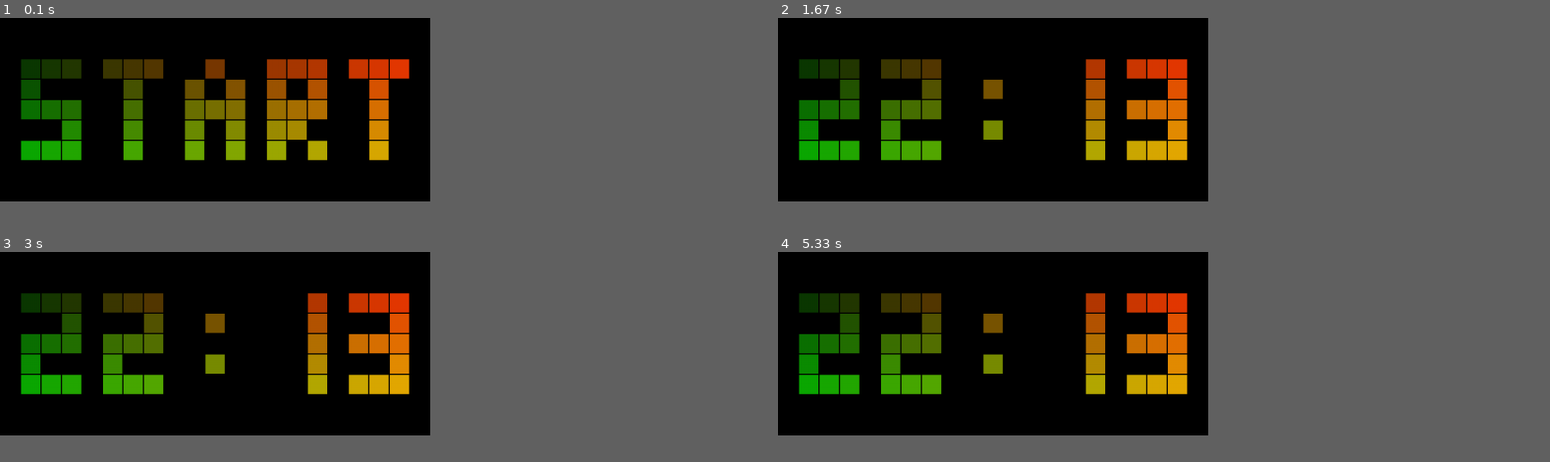
Above: before the commit, frames 1-4 (two rows, left to right).
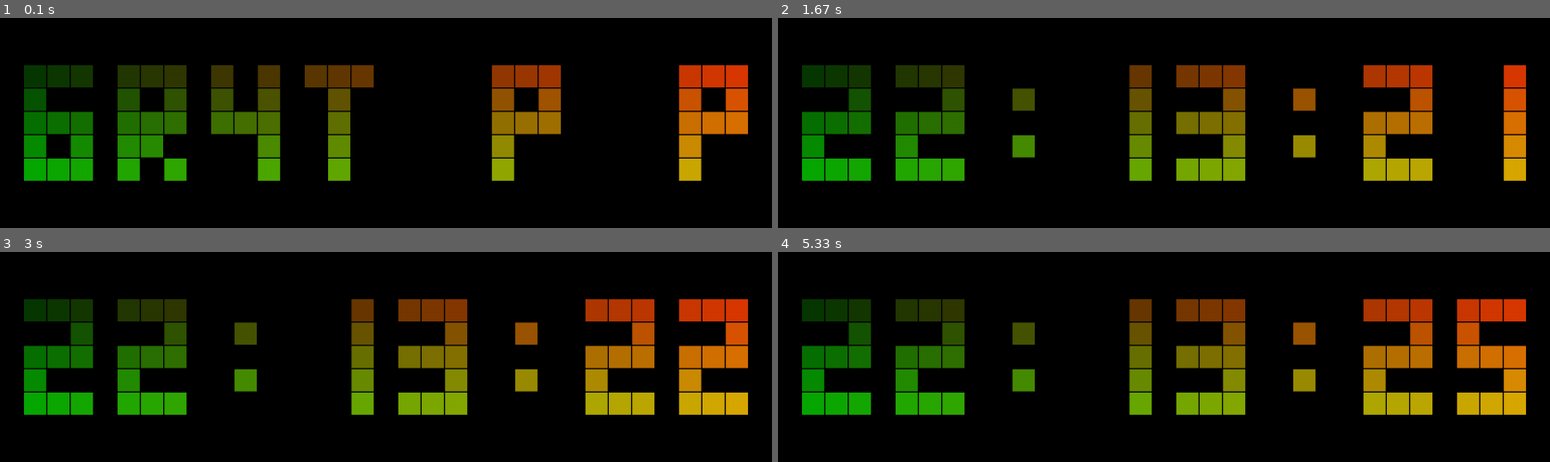
Above: after the commit, the same moments.

Repository: KlimentFis/Pygame_clock
Game: pygame game, started from main.py
Same seed, same stepped clock (60 frames per second), same inputs: the game is played once before the commit and once after it.
Inputs:
- Up to frame 1 (0.1 s): no input
- Up to frame 2 (1.67 s): no input
- Up to frame 3 (3 s): no input
- Up to frame 4 (5.33 s): no input
In our replay, the window is 501x214 before the commit and 899x245 after it. These sizes can differ from the game's own. Grey fills any space a smaller window leaves; there, only what the larger window draws over its background counts as a difference.

The runs differ from the first frame. In frame 1, 24% of the frame differs, in the area x 2-97%, y 19-78%; in frame 2, 23%; in frame 3, 25%; in frame 4, 25%.

Commit message:
Конечная версия

Diff:
--- a/main.py
+++ b/main.py
@@ -9,7 +9,6 @@
 
 	clock_params = data.get("Clock", {})
 
-	# Вывод параметров
 	size = clock_params.get("Size")
 	circle = clock_params.get("Circle")
 	am = clock_params.get("AM")
--- a/settings.json
+++ b/settings.json
@@ -1,9 +1,9 @@
 {
     "Clock":
     {
-        "Size": 35,
+        "Size": 40,
         "Circle": 0,
         "AM": 0,
-        "Seconds": 0
+        "Seconds": 1
     }
 }
Not shown, changed: README.md
